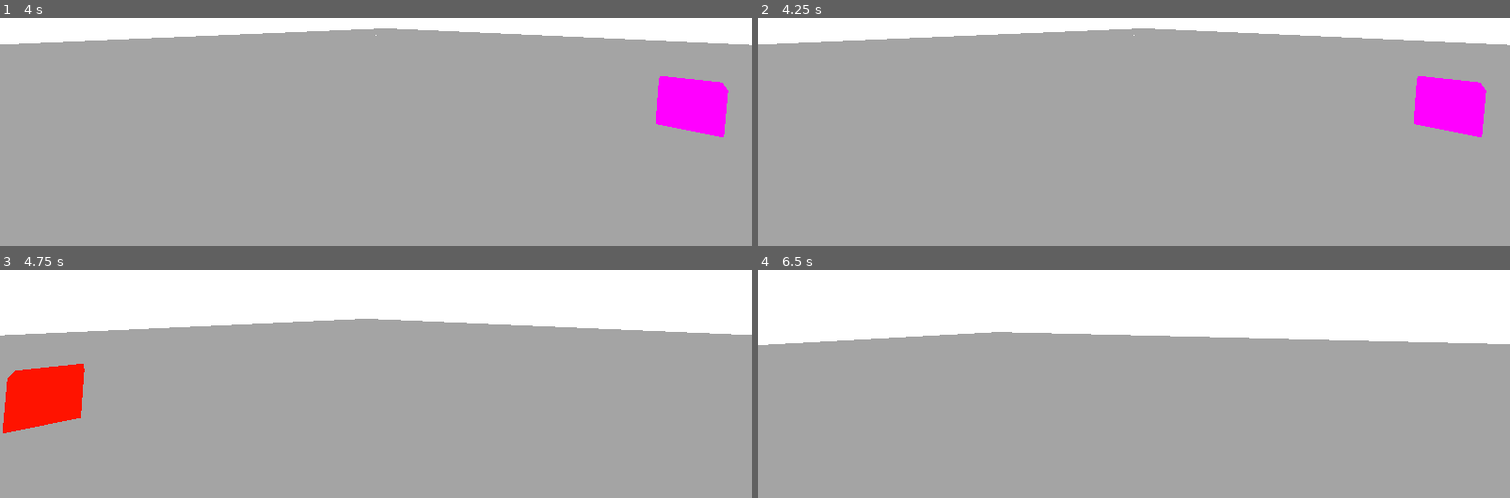
Above: before the commit, frames 1-4 (two rows, left to right).
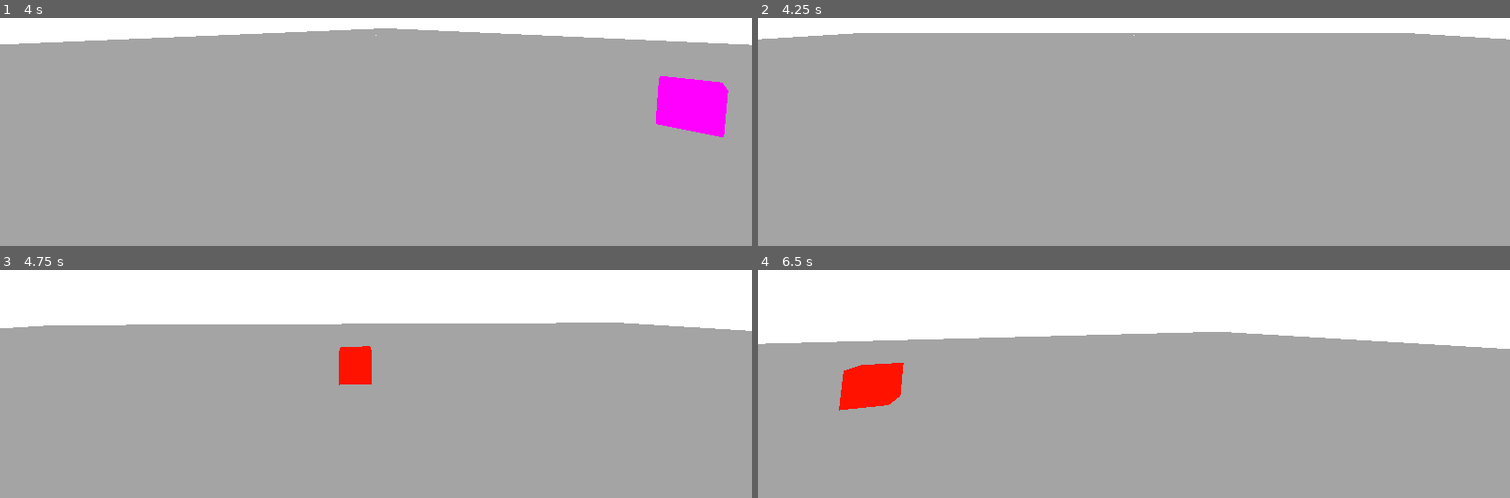
Above: after the commit, the same moments.

Repository: StrahovGameDev/StraHov
Game: Godot game, scene res://playground.tscn
Same seed, same stepped clock (60 frames per second), same inputs: the game is played once before the commit and once after it. This scene is started directly instead of the project's main scene.
Inputs (mouse positions are in pixels of both pictures, inside the frame that each line leads up to):
- Up to frame 1 (4 s): tap Enter (enter) at 0.5 s; move the mouse to (413, 33) at 0.52 s; hold E (accept) 0.53-1.28 s; hold Space (fly_up) from 0.53 s (still down); move the mouse to (338, 36) at 1.27 s; tap Ctrl (duck) at 1.35 s; tap E (accept) at 2, 2.75, 3.5 s; move the mouse to (391, 27) at 2.02 s; hold Enter (enter) 2.03-2.78 s; move the mouse to (368, 43) at 2.77 s; tap Q (phone) at 2.85 s; move the mouse to (428, 40) at 3.52 s; hold Shift (sprint) from 3.53 s (still down)
- Up to frame 2 (4.25 s): keep holding Space (fly_up); keep holding Shift (sprint); tap F9 (load) at 4.15 s
- Up to frame 3 (4.75 s): keep holding Space (fly_up); move the mouse to (315, 281) at 4.27 s; release Shift (sprint) at 4.28 s; tap G (weapon_select) at 4.35 s
- Up to frame 4 (6.5 s): tap F5 (save) at 4.9 s; tap E (accept) at 5 s; move the mouse to (1141, 288) at 5.02 s; hold E (accept) 5.03-5.78 s; move the mouse to (1103, 279) at 5.77 s; release Space (fly_up) at 5.78 s; hold D (right) from 5.78 s (still down); tap Ctrl (duck) at 5.85 s

Frame 1 is identical in both runs. In frame 2, 3.8% of the frame differs, in the area x 0-100%, y 4-53%; in frame 3, 5.0%, in the area x 0-100%, y 21-72%; in frame 4, 2.6%.
Error before the commit: Invalid call. Nonexistent 'Vector3' constructor. (res://playground.gd:33)

Commit message:
Saving: Cplayer class implemented into playground

Diff:
--- a/playground.gd
+++ b/playground.gd
@@ -1,33 +1,23 @@
 extends Node3D
-
-@onready var smth = $Persistent
-
-
-var pos : Vector3
-var config = ConfigFile.new()
-var section : String
+#"user://scores.cfg"
+@onready var save = CToSave.new()
+@onready var player = save.CPlayer.new($Player)
 
 func _ready() -> void:
-	section = "player"
 	Input.set_mouse_mode(Input.MOUSE_MODE_CAPTURED)
 
 func _input(event: InputEvent) -> void:
-	var pos_x
-	var pos_y
-	var pos_z
 
 	if event.is_action_pressed("save"):
-		pos = $Player.position
-		config.set_value(section, "pos_x", pos.x)
-		config.set_value(section, "pos_y", pos.y)
-		config.set_value(section, "pos_z", pos.z)
-		config.save("user://scores.cfg")
-		print("done")
+		print("saving")
+		player.save()
+		#player.savePosition($Player)
+		#player.saveRotation($Player)
+		ResourceSaver.save(save, "user://save.tres")
 
 	if event.is_action_pressed("load"):
-		print("here")
-		config.load("user://scores.cfg")
-		pos_x = config.get_value(section, "pos_x")
-		pos_y = config.get_value(section, "pos_y")
-		pos_z = config.get_value(section, "pos_z")
-		$Player.position = Vector3(pos_x, pos_y, pos_z)
+		print("loading")
+		save = ResourceLoader.load("user://save.tres")
+		player.load()
+		#player.loadPosition($Player)
+		#player.loadRotation($Player)
--- a/playground.tscn
+++ b/playground.tscn
@@ -1,8 +1,7 @@
-[gd_scene load_steps=12 format=3 uid="uid://cywatgt1gnx0x"]
+[gd_scene load_steps=11 format=3 uid="uid://cywatgt1gnx0x"]
 
 [ext_resource type="PackedScene" uid="uid://djesgf26jvqba" path="res://player.tscn" id="1_rupst"]
 [ext_resource type="Script" uid="uid://ds0o3j8h7xd4p" path="res://playground.gd" id="1_wt17y"]
-[ext_resource type="Script" uid="uid://qv3whpyayhum" path="res://persistent.gd" id="3_m8u5f"]
 
 [sub_resource type="BoxShape3D" id="BoxShape3D_wt17y"]
 size = Vector3(50, 0.5, 50)
@@ -61,6 +60,3 @@
 transform = Transform3D(1, 0, 0, 0, 1, 0, 0, 0, 1, 9.92459, 0, 0)
 mesh = SubResource("BoxMesh_o00ia")
 surface_material_override/0 = SubResource("StandardMaterial3D_4bqqs")
-
-[node name="Persistent" type="Node" parent="."]
-script = ExtResource("3_m8u5f")
--- /dev/null
+++ b/to_save.gd
@@ -0,0 +1,27 @@
+extends Resource
+class_name CToSave
+
+class CPlayer:
+	@export var player_position : Vector3
+	@export var player_rotation : Vector3
+
+	var player : Node3D
+
+	func _init(given : Node3D) -> void:
+		player = given
+
+	func savePosition() -> void:
+		player_position = player.position
+	func saveRotation() -> void:
+		player_rotation = player.rotation
+	func loadPosition() -> void:
+		player.position = player_position
+	func loadRotation() -> void:
+		player.rotation = player_rotation
+
+	func save() -> void:
+		savePosition()
+		saveRotation()
+	func load() -> void:
+		loadPosition()
+		loadRotation()
Not shown, added: to_save.gd.uid
